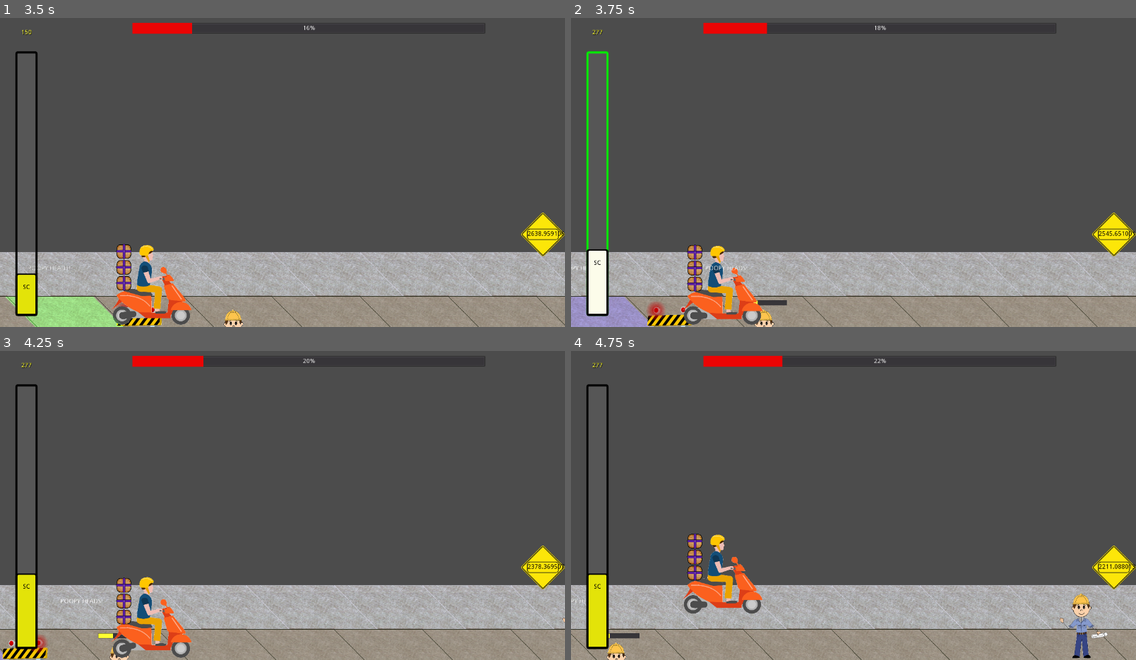
Above: before the commit, frames 1-4 (two rows, left to right).
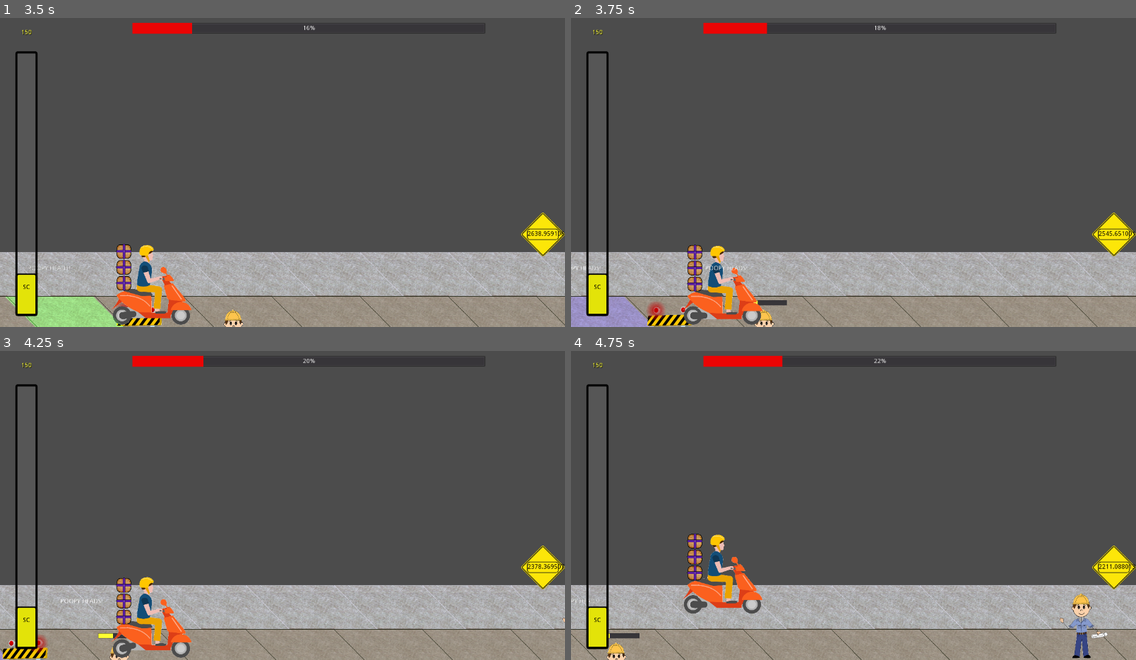
Above: after the commit, the same moments.

Repository: Anatolij-Grigorjev/MopedRebelGO
Game: Godot game, scene res://stages/test/test_stage.tscn
The game is run twice, just before and just after one commit, with the same random seed, the same clock (stepped at 60 frames per second) and the same inputs.
Inputs:
- Up to frame 1 (3.5 s): hold W (swerve_up) 0.53-2.03 s; tap P (say_diss) every 0.75 s from 0.6 to 2.85 s; hold S (swerve_down) from 2.03 s (still down)
- Up to frame 2 (3.75 s): keep holding S (swerve_down); tap P (say_diss) at 3.6 s
- Up to frame 3 (4.25 s): keep holding S (swerve_down)
- Up to frame 4 (4.75 s): release S (swerve_down) at 4.28 s; hold W (swerve_up) from 4.28 s (still down); tap P (say_diss) at 4.35 s

Frame 1 is identical in both runs. In frame 2, 1.4% of the frame differs, in the area x 2-7%, y 3-97%; in frame 3, 0.4%; in frame 4, 0.4%.
Error in both runs: Invalid get index '-1' (on base: 'Array'). (res://utils/logger.gd:103)

Commit message:
add initial NRT earned points label

Diff:
--- /dev/null
+++ b/game/gui/earned_points.gd
@@ -0,0 +1,37 @@
+extends Control
+class_name EarnedPoints
+"""
+This controller instantiates a label of number formatted as points
+Then that label floats to a predefined position via tween,
+reducing in scale dimensions as it goes along
+"""
+var Logger : Resource = preload("res://utils/logger.gd")
+
+
+const REDUCE_TIME : float = 1.0
+
+
+onready var LOG: Logger = Logger.new(self)
+onready var points_text: Label = $PointsText
+onready var tween : Tween = $MoveToPoints
+
+
+func set_num_points(earned_points: float) -> void:
+	points_text.text = "%02.2f" % earned_points
+
+
+func start_reduce_to_point(end_point: Vector2) -> void:
+	tween.interpolate_property(
+		self, 'rect_position',
+		rect_position, end_point,
+		REDUCE_TIME,
+		Tween.TRANS_LINEAR, Tween.EASE_OUT
+	)
+	tween.interpolate_property(
+		self, 'points_text:rect_scale',
+		points_text.rect_scale, Vector2.ZERO,
+		REDUCE_TIME,
+		Tween.TRANS_EXPO,
+		Tween.EASE_OUT
+	)
+	tween.start()
--- /dev/null
+++ b/game/gui/earned_points.tscn
@@ -0,0 +1,18 @@
+[gd_scene load_steps=2 format=2]
+
+[ext_resource path="res://gui/earned_points.gd" type="Script" id=1]
+
+[node name="EarnedPoints" type="Control"]
+script = ExtResource( 1 )
+
+[node name="PointsText" type="Label" parent="."]
+margin_right = 40.0
+margin_bottom = 14.0
+rect_scale = Vector2( 5, 5 )
+custom_colors/font_color = Color( 1, 1, 0.196078, 1 )
+text = "8677.54"
+align = 1
+valign = 1
+uppercase = true
+
+[node name="MoveToPoints" type="Tween" parent="."]
--- a/game/gui/hud_control.gd
+++ b/game/gui/hud_control.gd
@@ -7,6 +7,7 @@
 var Logger : Resource = preload("res://utils/logger.gd")
 var WarningObstacle : Resource = preload("res://gui/WarningIconObstacle.tscn")
 var LevelUpText : Resource = preload("res://gui/level_up_text.tscn")
+var EarnedPoints : Resource = preload("res://gui/earned_points.tscn")
 
 
 """
@@ -181,3 +182,11 @@
 
 func _moped_in_warning_icon_range(distance_to_obstacle: float) -> bool:
 	return MIN_WARNING_ICON_DISTANCE <= distance_to_obstacle and distance_to_obstacle <= MAX_WARNING_ICON_DISTANCE
+
+
+func add_rebel_earned_nrt_points(moped_canvas_position: Vector2, earned_points: float) -> void:
+	var earned_node : EarnedPoints = EarnedPoints.instance()
+	earned_node.set_num_points(earned_points)
+	earned_node.rect_position = moped_canvas_position
+	earned_node.start_reduce_to_point(current_sc_label.rect_position)
+	yield(earned_node.tween, 'tween_all_completed')
--- a/game/project.godot
+++ b/game/project.godot
@@ -23,6 +23,11 @@
 "class": "DeliveryPackage",
 "language": "GDScript",
 "path": "res://rebel/delivery_package.gd"
+}, {
+"base": "Control",
+"class": "EarnedPoints",
+"language": "GDScript",
+"path": "res://gui/earned_points.gd"
 }, {
 "base": "Node",
 "class": "GameState",
@@ -93,6 +98,7 @@
 "C": "",
 "CitizenRoadBlock": "",
 "DeliveryPackage": "",
+"EarnedPoints": "",
 "GameState": "",
 "HUDController": "",
 "Helpers": "",
--- a/game/stages/stage_control.gd
+++ b/game/stages/stage_control.gd
@@ -134,4 +134,8 @@
 	var raw_points : float = travel_distance/total_nrt_length * nrt_travel_points
 	var sc_with_bonus : float = State.sc_multiplier * raw_points
 	LOG.info("MR gets {}*{} SC points for travelling {}/{} NRT!", [State.sc_multiplier, raw_points, travel_distance, total_nrt_length])
+	yield(
+		HUD.add_rebel_earned_nrt_points(moped_rebel.get_global_transform_with_canvas().get_origin(), sc_with_bonus),
+		'completed'
+	)
 	HUD.add_sc_points(sc_with_bonus)
--- a/game/stages/test/test_stage.tscn
+++ b/game/stages/test/test_stage.tscn
@@ -92,7 +92,6 @@
 position = Vector2( 63.2963, 48.1383 )
 
 [node name="CanvasLayer" type="CanvasLayer" parent="."]
-editor/display_folded = true
 layer = 5
 
 [node name="HUD" parent="CanvasLayer" instance=ExtResource( 9 )]
